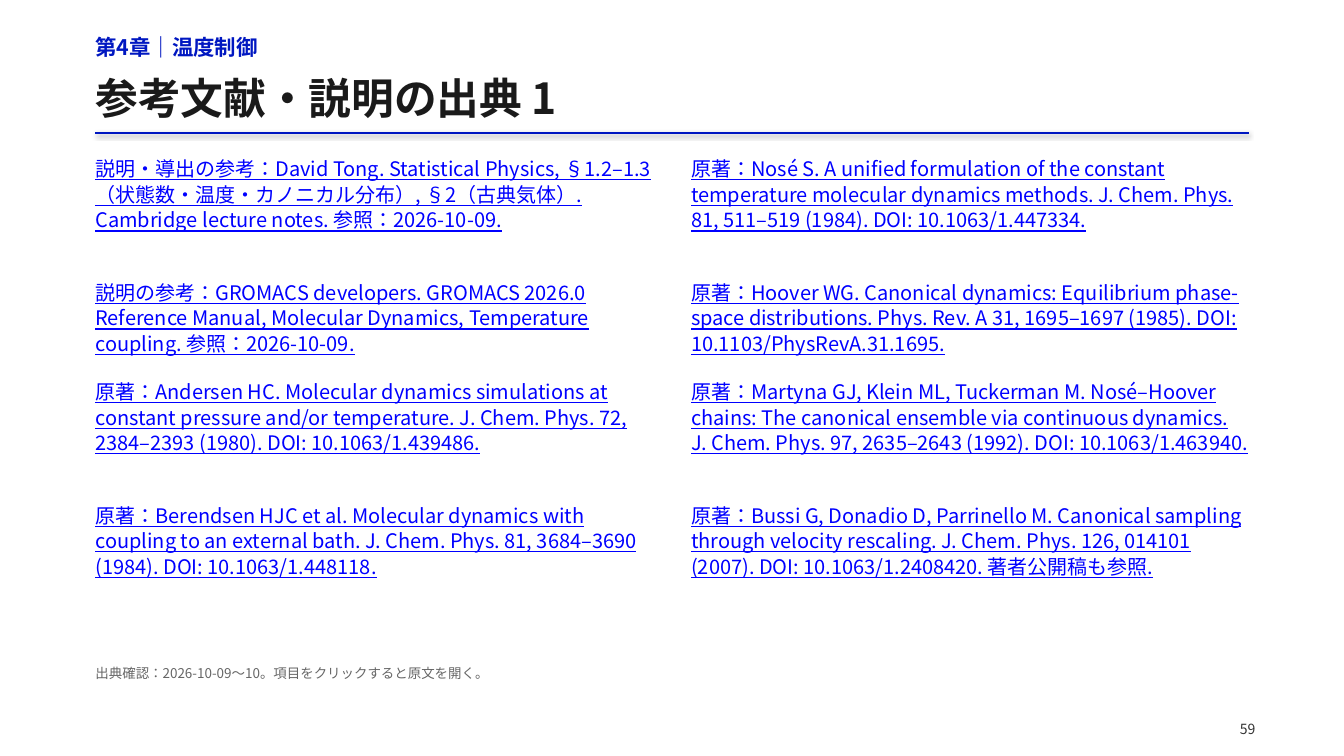
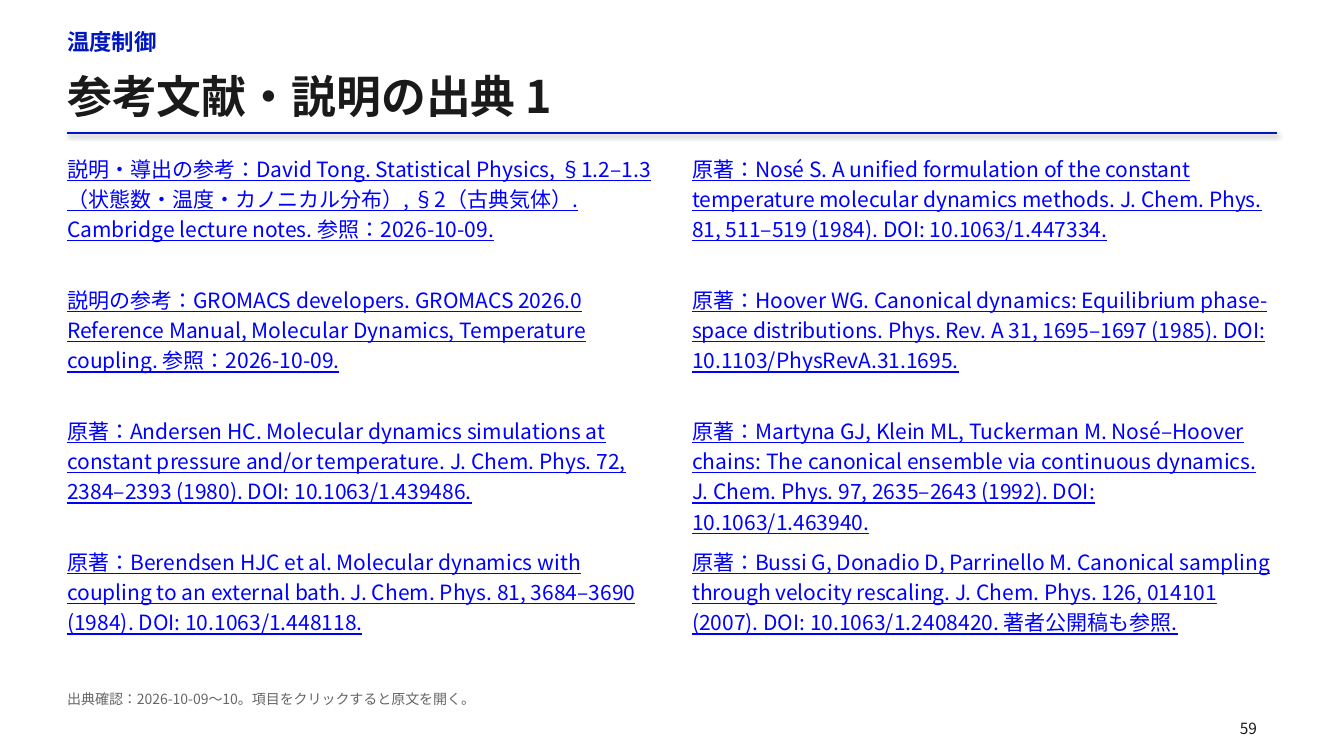
Before and after one commit to matsunagalab/lecture_bioinfo, a slide deck: slide 59 of 11_分子動力学シミュレーション/11_分子動力学シミュレーション.pptx. Drawn at 1344x756 pixels with LibreOffice and Linux fonts; fonts in the diff are those of the drawing. Boxes give left, top, right and bottom in pixels: in the first picture for what was removed or moved away, otherwise in the second. Text is boxed around its words. In the diff, an @@ line names an element or a change of style, - is before the commit and + after.

Commit message:
第11回の数式と図を再配置しOpenMM演習の説明を改善

```diff
--- a/11_分子動力学シミュレーション/11_分子動力学シミュレーション.pptx
+++ b/11_分子動力学シミュレーション/11_分子動力学シミュレーション.pptx
@@ text at (67,31,156,52): text changed; size 15.2 to 16 pt @@
-第4章｜温度制御
+温度制御
@@ text "参考文献・説明の出典 1": place and size @@
-text "参考文献・説明の出典 1" at (95,77,557,118)
+text "参考文献・説明の出典 1" at (67,74,552,117)
@@ text "参考文献・説明の出典 1" at (67,74,552,117): size 30.5 to 32 pt @@
@@ line moved from (96, 133) - (1249, 133) to (68, 133) - (1277, 133) @@
@@ text "説明・導出の参考：David Tong. Statistical Physics, §1.2–1.3（状態数・温度・カノ ...": place and size @@
-text "説明・導出の参考：David Tong. Statistical Physics, §1.2–1.3（状態数・温度・カノ ..." at (95,159,651,232)
+text "説明・導出の参考：David Tong. Statistical Physics, §1.2–1.3（状態数・温度・カノ ..." at (67,159,651,242)
@@ text "説明の参考：GROMACS developers. GROMACS 2026.0 Reference ...": place and size @@
-text "説明の参考：GROMACS developers. GROMACS 2026.0 Reference ..." at (95,283,589,356)
+text "説明の参考：GROMACS developers. GROMACS 2026.0 Reference ..." at (67,290,586,373)
@@ text "原著：Andersen HC. Molecular dynamics simulations ...": place and size @@
-text "原著：Andersen HC. Molecular dynamics simulations ..." at (95,382,627,454)
+text "原著：Andersen HC. Molecular dynamics simulations ..." at (67,421,625,504)
@@ text "原著：Martyna GJ, Klein ML, Tuckerman ...": place and size @@
-text "原著：Martyna GJ, Klein ML, Tuckerman ..." at (691,382,1248,455)
+text "原著：Martyna GJ, Klein ML, Tuckerman ..." at (692,421,1256,534)
@@ size 14.3 to 15 pt; line spacing 18.3pt to 1.2 in 8 elements at (67,159,651,242), (692,159,1262,241), (67,290,586,373), (692,290,1268,373), (67,421,625,504), (692,421,1256,534), (692,552,1271,635), (67,552,636,635) @@
@@ text "原著：Berendsen HJC et al. Molecular ...": place and size @@
-text "原著：Berendsen HJC et al. Molecular ..." at (95,506,636,578)
+text "原著：Berendsen HJC et al. Molecular ..." at (67,552,636,635)
@@ text "原著：Bussi G, Donadio D, Parrinello ...": place and size @@
-text "原著：Bussi G, Donadio D, Parrinello ..." at (691,506,1241,578)
+text "原著：Bussi G, Donadio D, Parrinello ..." at (692,552,1271,635)
@@ text "出典確認：2026-10-09〜10。項目をクリックすると原文を開く。": place and size @@
-text "出典確認：2026-10-09〜10。項目をクリックすると原文を開く。" at (95,667,488,679)
+text "出典確認：2026-10-09〜10。項目をクリックすると原文を開く。" at (67,692,475,705)
@@ text "出典確認：2026-10-09〜10。項目をクリックすると原文を開く。" at (67,692,475,705): size 9.5 to 10 pt @@
@@ text "59" at (1240,722,1257,734): size 10 to 11 pt, text colour #333333 to #171717; line spacing 13.5pt to 13.8pt @@
```
Also in this commit, not shown: 53 other slides changed, 4 slides added, 4 slides removed, 2 other files.
